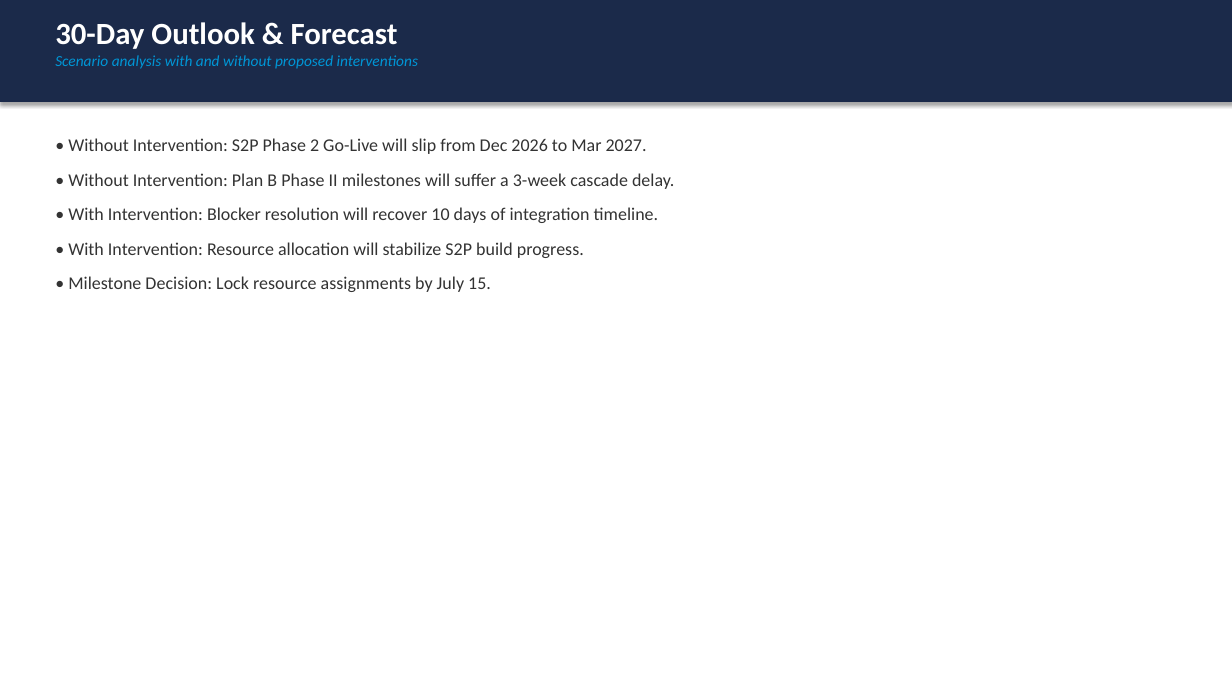
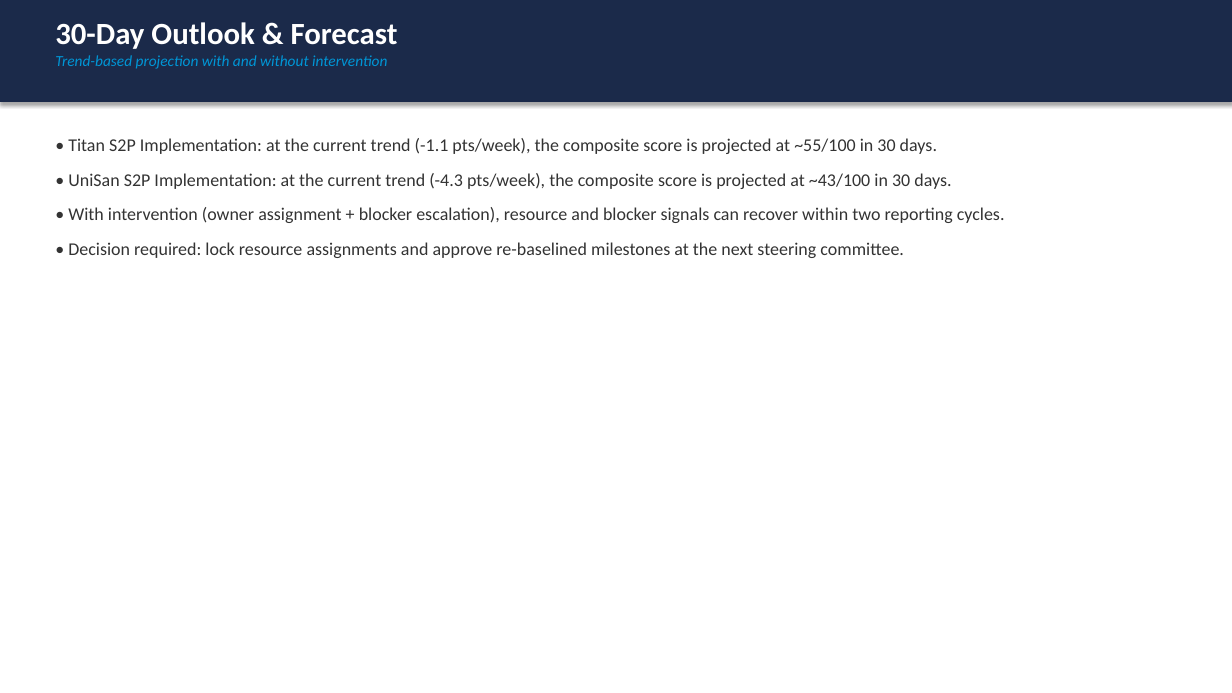
Before and after one commit to AshrafAhmed9/project-health-agent, a slide deck: slide 7 of outputs/monthly_presentation/executive_deck_july_2026.pptx. Drawn at 1232x693 pixels with LibreOffice and Linux fonts; fonts in the diff are those of the drawing. Boxes give left, top, right and bottom in pixels: in the first picture for what was removed or moved away, otherwise in the second. Text is boxed around its words. In the diff, an @@ line names an element or a change of style, - is before the commit and + after.

```diff
--- a/outputs/monthly_presentation/executive_deck_july_2026.pptx
+++ b/outputs/monthly_presentation/executive_deck_july_2026.pptx
@@ text at box(55, 55, 387, 69): text changed @@
-Scenario analysis with and without proposed interventions
+Trend-based projection with and without intervention
@@ text at box(68, 138, 1005, 258): text changed @@
-• Without Intervention: S2P Phase 2 Go-Live will slip from Dec 2026 to Mar 2027.
-• Without Intervention: Plan B Phase II milestones will suffer a 3-week cascade delay.
-• With Intervention: Blocker resolution will recover 10 days of integration timeline.
-• With Intervention: Resource allocation will stabilize S2P build progress.
-• Milestone Decision: Lock resource assignments by July 15.
+• Titan S2P Implementation: at the current trend (-1.1 pts/week), the composite score is projected at ~55/100 in 30 days.
+• UniSan S2P Implementation: at the current trend (-4.3 pts/week), the composite score is projected at ~43/100 in 30 days.
+• With intervention (owner assignment + blocker escalation), resource and blocker signals can recover within two reporting cycles.
+• Decision required: lock resource assignments and approve re-baselined milestones at the next steering committee.
```
Also in this commit, not shown: 6 other slides changed, 9 other files.
